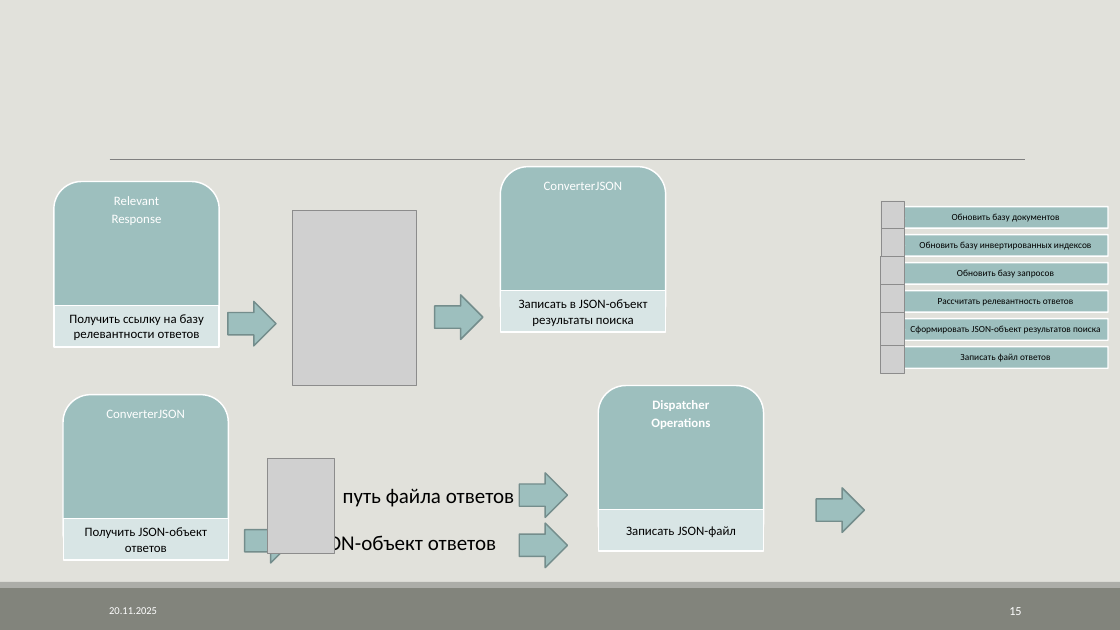
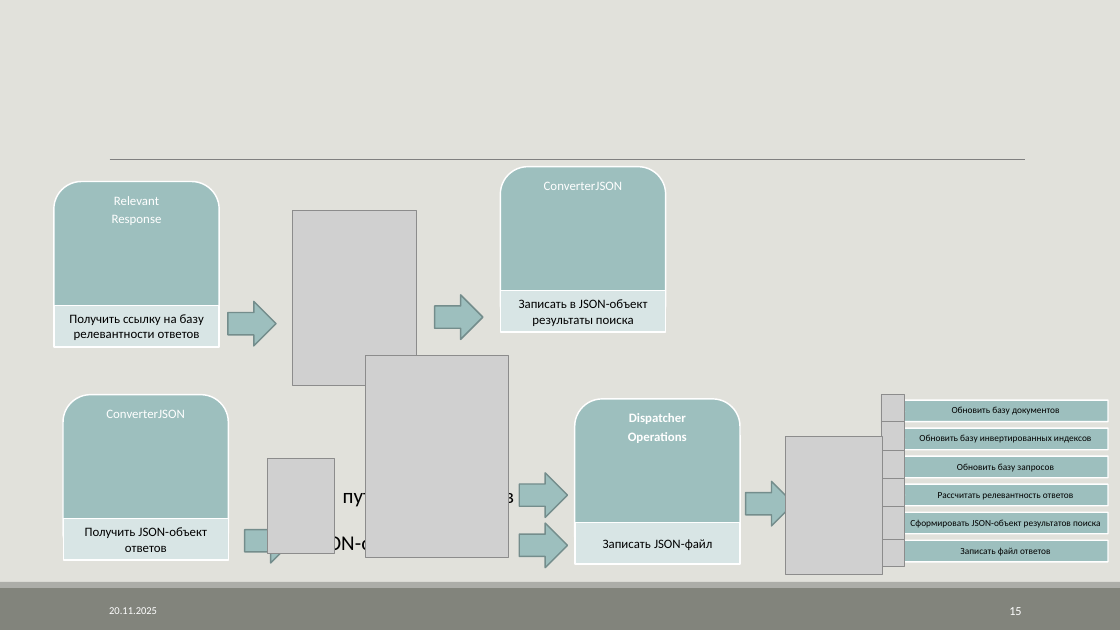
Before and after one commit to AVKazmirchuk/SearchEngine, a slide deck: slide 15 of presentation/защита.pptx. Drawn at 1120x630 pixels with LibreOffice and Linux fonts; fonts in the diff are those of the drawing; grey boxes stand for pictures. Boxes give left, top, right and bottom in pixels: in the first picture for what was removed or moved away, otherwise in the second. Text is boxed around its words. In the diff, an @@ line names an element or a change of style, - is before the commit and + after.

Commit message:
update presentation

```diff
--- a/presentation/защита.pptx
+++ b/presentation/защита.pptx
@@ picture added at (365, 355, 508, 558) @@
@@ 1 text, 1 rectangle, 1 rounded rectangle: place and size @@
-1 text, 1 rectangle, 1 rounded rectangle at (598, 386, 764, 551)
+1 text, 1 rectangle, 1 rounded rectangle at (575, 399, 740, 565)
@@ picture added at (786, 437, 883, 575) @@
@@ right arrow: place and size @@
-right arrow at (817, 488, 865, 533)
+right arrow at (746, 481, 794, 526)
@@ ellipse: place and size @@
-ellipse at (883, 318, 905, 340)
+ellipse at (883, 484, 905, 506)
@@ 6 pictures, 6 freeform shapes, 6 ellipses: place and size @@
-6 pictures, 6 freeform shapes, 6 ellipses at (881, 201, 1108, 373)
+6 pictures, 6 freeform shapes, 6 ellipses at (881, 395, 1108, 566)
```
Also in this commit, not shown: 4 other files.
